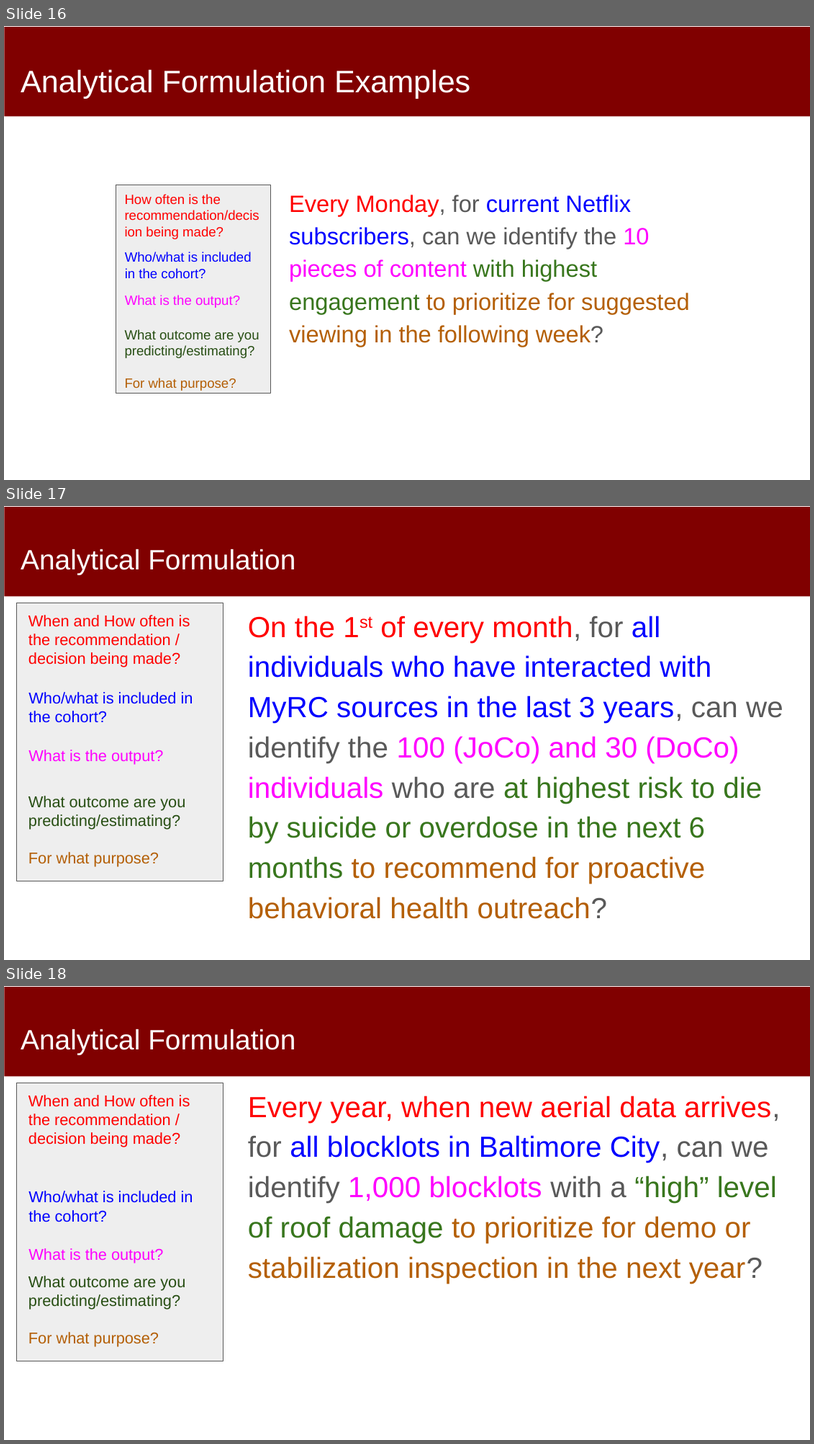
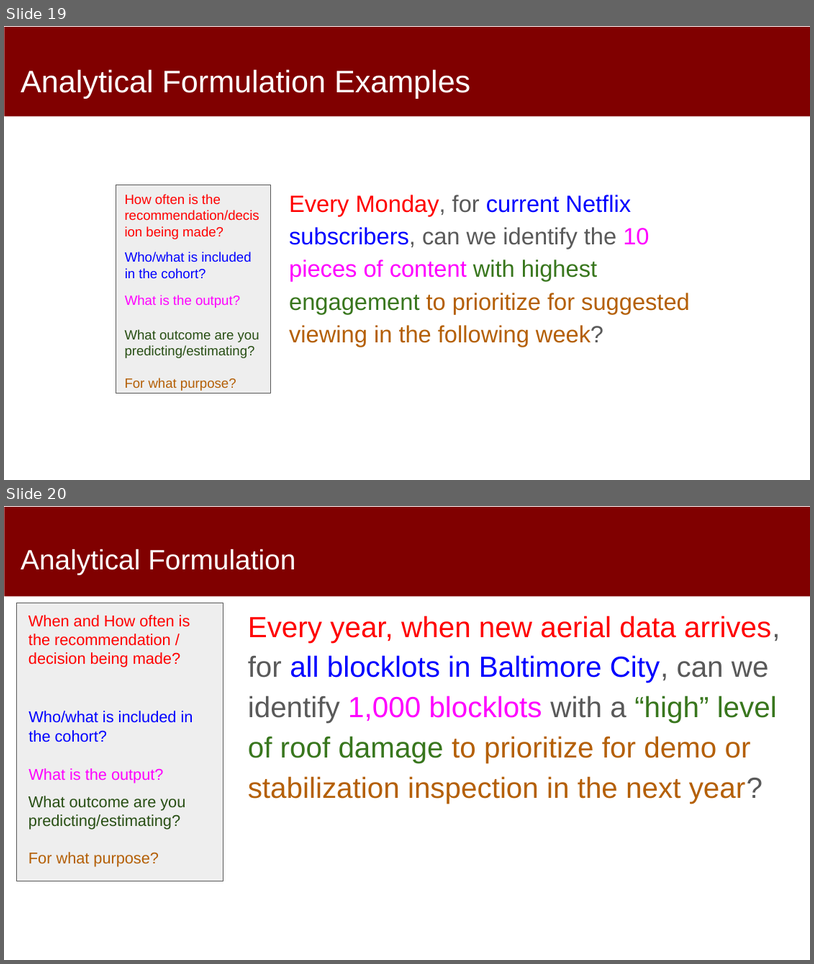
Before and after one commit to dssg/mlforpublicpolicylab, a slide deck: Lectures/07-formulation-and-baselines.pptx. Shown one above the other, each under a label of ours: slides 16, 17 and 18 before the commit, slides 19 and 20 after it. The pictures are 814x1444 and 814x964 pixels, drawn with LibreOffice and Linux fonts; fonts in the diff are those of the drawing. Boxes give left, top, right and bottom in pixels: in the first picture for what was removed or moved away, otherwise in the second. Text is boxed around its words. In the diff, an @@ line names an element or a change of style, - is before the commit and + after.

```diff
--- a/Lectures/07-formulation-and-baselines.pptx
+++ b/Lectures/07-formulation-and-baselines.pptx
@@ slide 17 removed at [4, 506, 810, 960], background #FFFFFF; not listed: 1 template element that a slide beside it also shows @@
@@ title removed at [21, 549, 296, 574] @@
-Analytical Formulation
@@ rectangle removed at [17, 602, 224, 881] @@
@@ text removed at [28, 615, 190, 667] @@
-When and How often is the recommendation / decision being made?
@@ text removed at [248, 615, 784, 883] @@
-On the 1st of every month, for all individuals who have interacted with MyRC sources in the last 3 years, can we identify the 100 (JoCo) and 30 (DoCo) individuals who are at highest risk to die by suicide or overdose in the next 6 months to recommend for proactive behavioral health outreach?
@@ text removed at [28, 692, 193, 723] @@
-Who/what is included in the cohort?
@@ text removed at [28, 749, 163, 764] @@
-What is the output?
@@ text removed at [28, 795, 185, 867] @@
-What outcome are you predicting/estimating?
-For what purpose?
@@ what was slide 16 is now slide 19 @@
@@ what was slide 18 is now slide 20 @@
```
Also in this commit, not shown: 4 slides changed, 7 slides added, 2 other slides removed, 1 other file.
